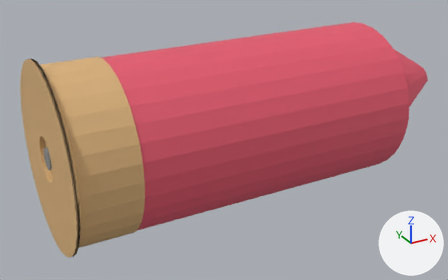
An edit to the FBX model Assets/Models/Bullets/ShotgunShell.fbx, drawn before and after from the same camera.
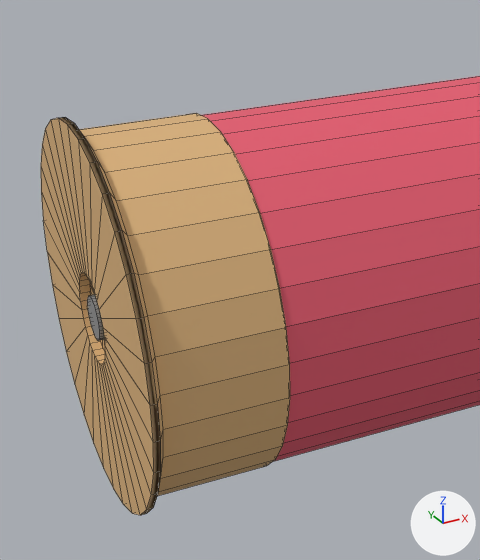
Each version is shown whole from a camera (50 mm lens) standing at (-0.0209, -0.1036, 0.0595) and looking at (0.0364, 0.0005, 0.0074), then close up on the part from 0% to 54% of the width and 0% to 100% of the height. The lights are fixed; the arrows at lower right show +X, +Y and +Z. The close-ups show mesh edges as thin lines. Where no turn or scale is listed for an object, it has been applied to the vertices. Vertices at the same position are counted once.
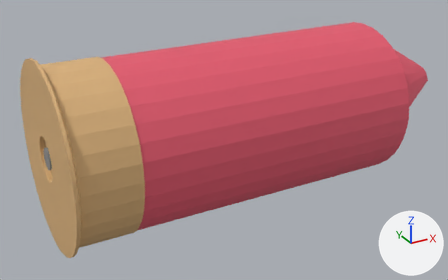
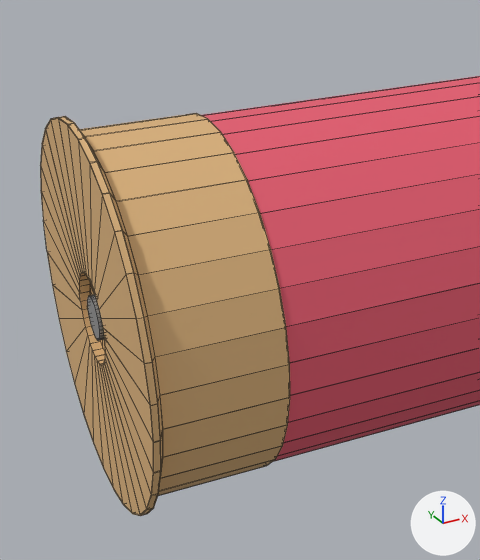
The change in detail:
me_cylinder is used by ob_cylinder; location (0.0, 0.0, 0.0116).
me_cylinder had 384 vertices, 349 faces and spanned x -0.0003..0.0823, y -0.018..0.018, z -0.018..0.018.
me_cylinder now has 832 vertices, 834 faces and spans x -0.0003..0.0823, y -0.0181..0.0181, z -0.0181..0.0181.
me_cylinder part 1: 448 vertices added at x -0.0003..0.0823, y -0.0181..0.0181, z -0.0181..0.0181.

What differs and where, as boxes [x1, y1, x2, y2] in the close-ups (480 x 560 px):
'Cylinder', reshaped
    before: [41, 76, 480, 515]
    after: [40, 76, 480, 516]
part 1 of me_cylinder, added (brown)
    after: [40, 116, 161, 516]
